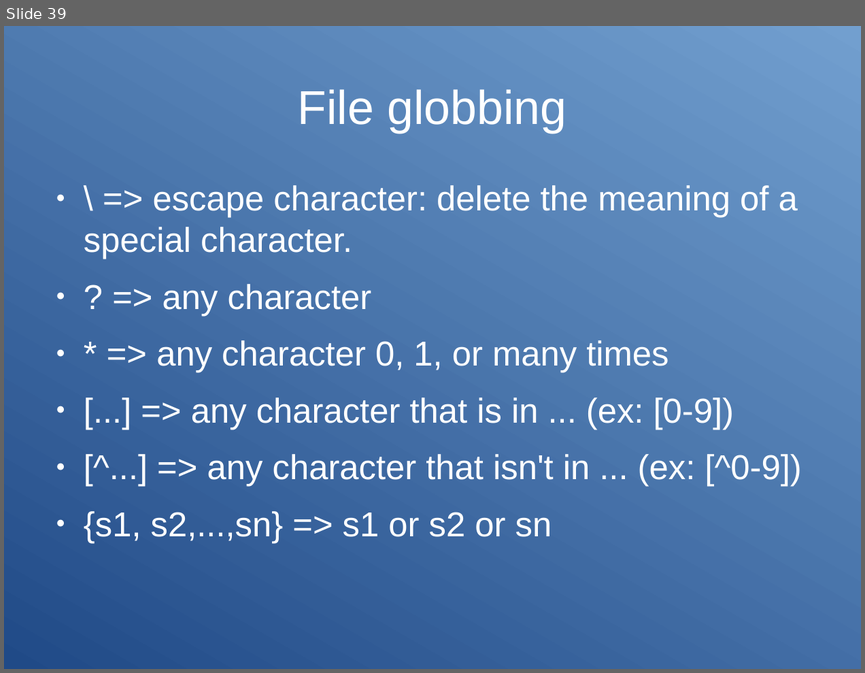
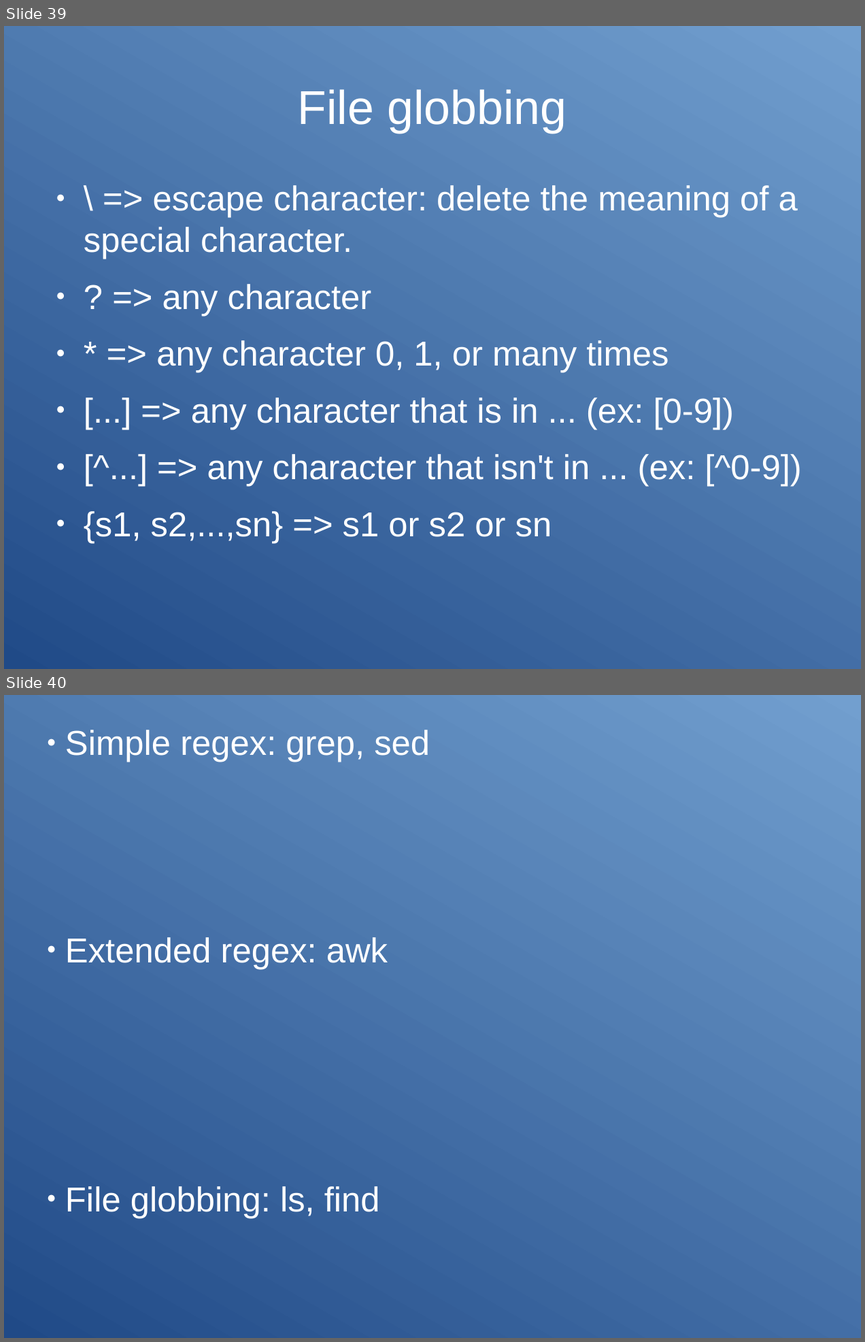
Before and after one commit to Clibre/An-introduction-to-bash, a slide deck: presentation.odp. Shown one above the other, each under a label of ours: slide 39 before the commit, slides 39 and 40 after it. The pictures are 865x673 and 865x1342 pixels, drawn with LibreOffice and Linux fonts; fonts in the diff are those of the drawing. Boxes give left, top, right and bottom in pixels: in the first picture for what was removed or moved away, otherwise in the second. Text is boxed around its words. In the diff, an @@ line names an element or a change of style, - is before the commit and + after.

Commit message:
ajout des association regex-commande

```diff
--- a/presentation.odp
+++ b/presentation.odp
@@ slide 40 added at bbox=[4, 695, 861, 1338], background gradient #204A87 to #729FCF @@
@@ subtitle added at bbox=[65, 730, 430, 1218], 32 pt, text #FFFFFF @@
+● Simple regex: grep, sed
+● Extended regex: awk
+● File globbing: ls, find
```
Also in this commit, not shown: 1 slide changed.
